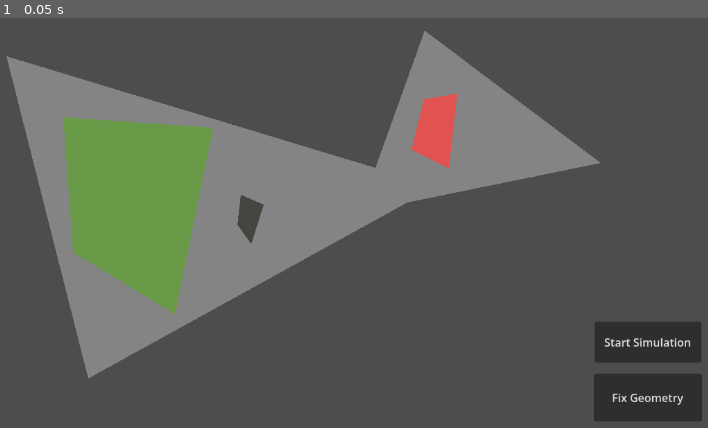
Above: before the commit, frame 1.
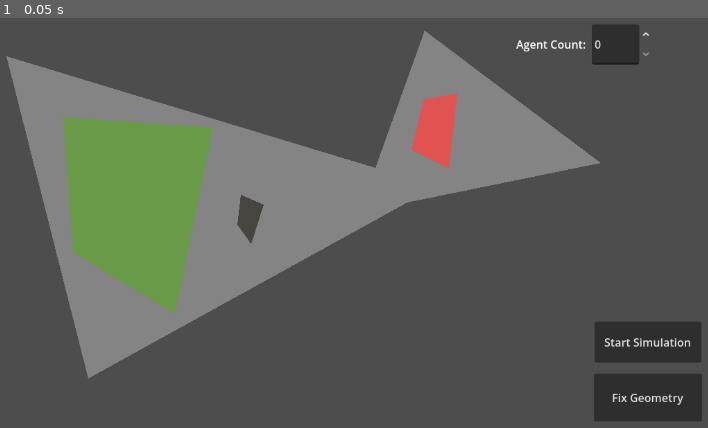
Above: after the commit, the same moment.

Repository: DyloreAquino/Thesis
Game: Godot game, scene res://test_main.tscn
Two runs of this game, one before a commit and one after it. Both use one fixed random seed, a clock stepped at 60 frames per second and the inputs below. The engine's default icon, where the game draws it, is replaced by a stand-in: a white triangle on a blue panel in a dark square.
Inputs:
- Up to frame 1 (0.05 s): no input

The runs differ from the first frame. In frame 1, 0.8% of the frame differs, in the area x 72-92%, y 1-12%.

Commit message:
Added editable agent count in godot to jupedsim

Diff:
--- /dev/null
+++ b/godot/thesis-godot/parameters_manager.gd
@@ -0,0 +1,16 @@
+extends Node
+class_name ParametersManager
+
+@export var sim_client: SimClient
+@onready var agent_count_input = $"../CanvasLayer/HBoxContainer/AgentCountInput"
+
+func update_parameters() -> void:
+	var message := {
+		"cmd": "update_sim_parameters",
+		"agent_count": agent_count_input.value
+	}
+	sim_client.send_message(JSON.stringify(message))
+	print(message)
+
+func _on_agent_count_input_value_changed(value):
+	update_parameters()
--- a/godot/thesis-godot/test_main.tscn
+++ b/godot/thesis-godot/test_main.tscn
@@ -4,6 +4,7 @@
 [ext_resource type="Script" uid="uid://dtjk70nvb6i7e" path="res://geometry_exporter.gd" id="2_tcanr"]
 [ext_resource type="Script" uid="uid://dh8f5ldmmhsr8" path="res://agent_manager.gd" id="3_aueqv"]
 [ext_resource type="PackedScene" uid="uid://b2ivfbf11cg61" path="res://agent.tscn" id="4_nuuvo"]
+[ext_resource type="Script" uid="uid://ccsi6j6kq5ey5" path="res://parameters_manager.gd" id="5_aueqv"]
 
 [node name="TestMain" type="Node2D" unique_id=347431086]
 
@@ -23,6 +24,10 @@
 [node name="AgentManager" type="Node" parent="." unique_id=826777606]
 script = ExtResource("3_aueqv")
 agent_scene = ExtResource("4_nuuvo")
+
+[node name="ParametersManager" type="Node" parent="." unique_id=336944035 node_paths=PackedStringArray("sim_client")]
+script = ExtResource("5_aueqv")
+sim_client = NodePath("../SimClient")
 
 [node name="WalkableArea" type="Polygon2D" parent="." unique_id=1777796086]
 position = Vector2(-72, -10)
@@ -71,5 +76,23 @@
 grow_vertical = 0
 text = "Start Simulation"
 
+[node name="HBoxContainer" type="HBoxContainer" parent="CanvasLayer" unique_id=1403239964]
+anchors_preset = 1
+anchor_left = 1.0
+anchor_right = 1.0
+offset_left = -314.0
+offset_top = 41.0
+offset_right = -16.0
+offset_bottom = 99.0
+grow_horizontal = 0
+
+[node name="Label" type="Label" parent="CanvasLayer/HBoxContainer" unique_id=1683984986]
+layout_mode = 2
+text = "Agent Count: "
+
+[node name="AgentCountInput" type="SpinBox" parent="CanvasLayer/HBoxContainer" unique_id=626557622]
+layout_mode = 2
+
 [connection signal="button_up" from="CanvasLayer/FixGeometryButton" to="GeometryExporter" method="_on_fix_geometry_button_button_up"]
 [connection signal="button_up" from="CanvasLayer/StartSimulationButton" to="SimClient" method="_on_start_simulation_button_button_up"]
+[connection signal="value_changed" from="CanvasLayer/HBoxContainer/AgentCountInput" to="ParametersManager" method="_on_agent_count_input_value_changed"]
Not shown, added: godot/thesis-godot/parameters_manager.gd.uid
Not shown, changed: sim_server/network.py
Not shown, changed: sim_server/output.sqlite
Not shown, changed: sim_server/simulation.py
